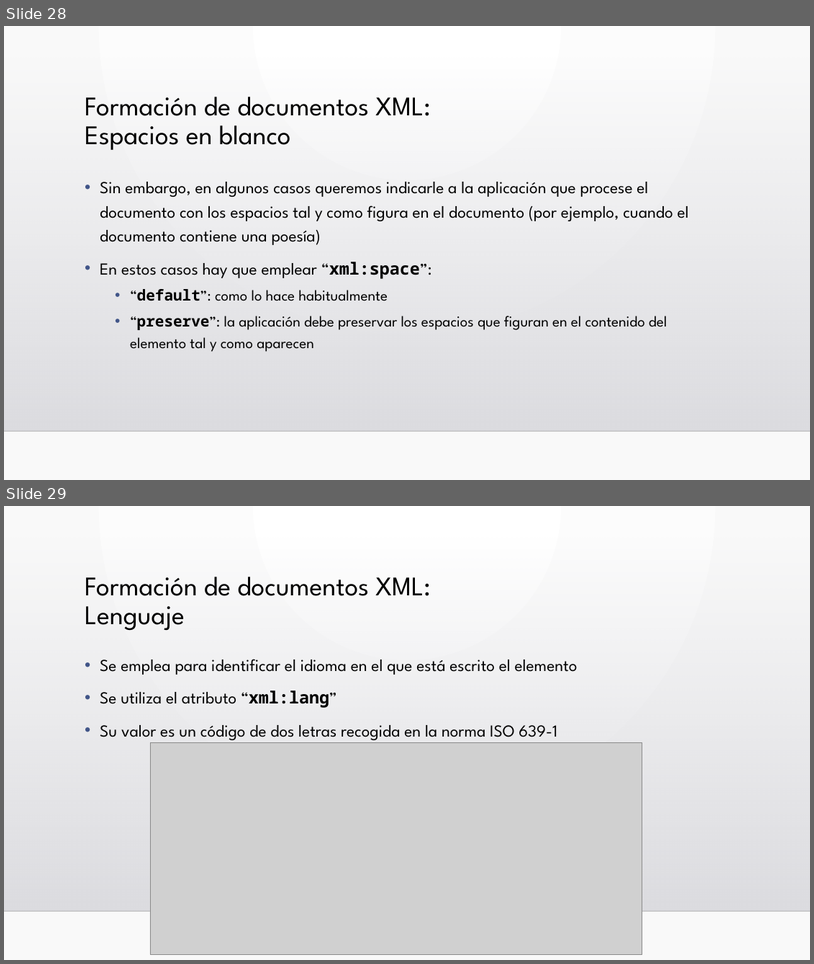
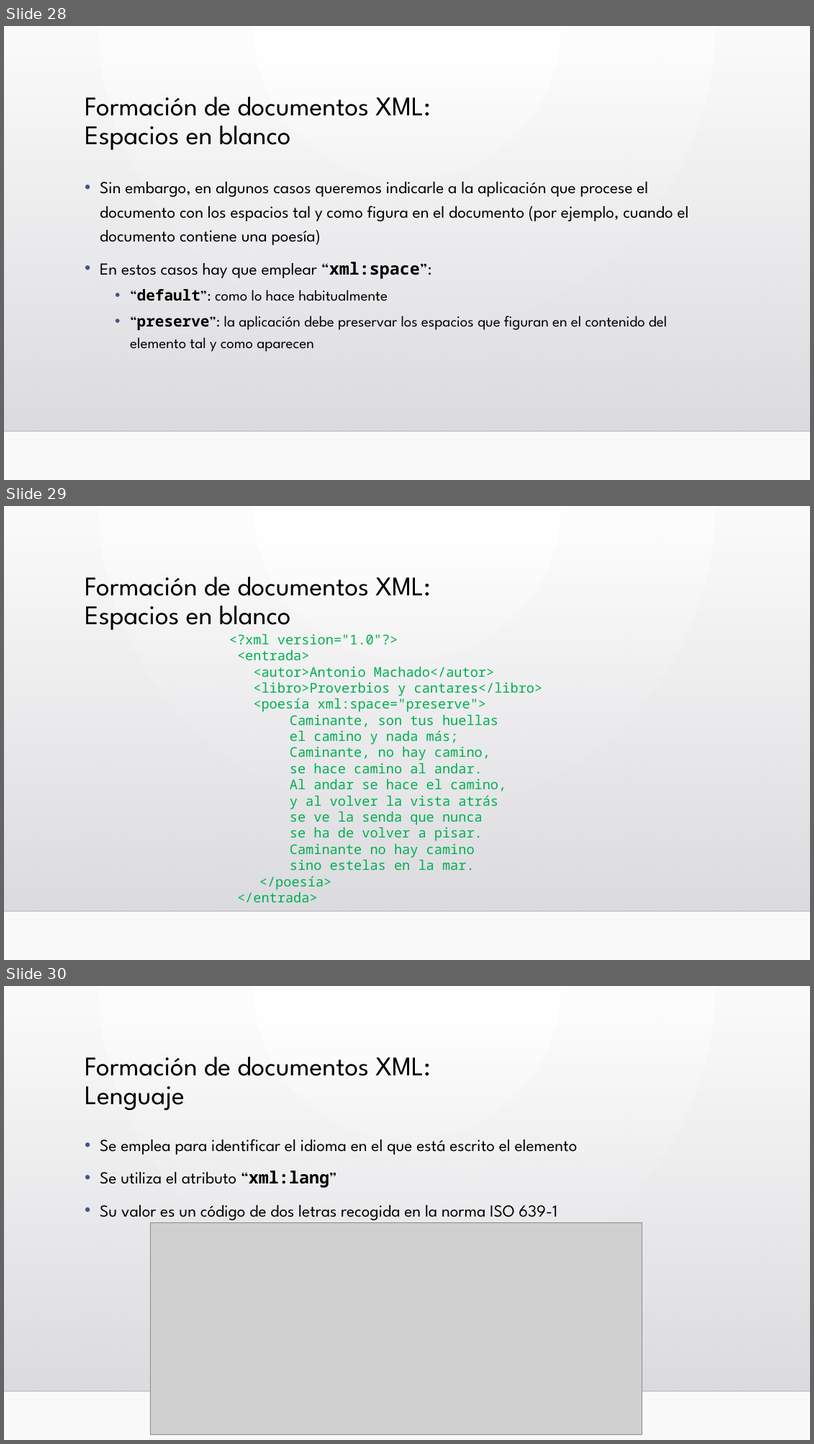
Before and after one commit to llllJokerllll/Lima, a slide deck: Unidad3/UD 03.1 Lenguaje XML.pptx. Shown one above the other, each under a label of ours: slides 28 and 29 before the commit, slides 28, 29 and 30 after it. The pictures are 814x964 and 814x1444 pixels, drawn with LibreOffice and Linux fonts; fonts in the diff are those of the drawing; grey boxes stand for pictures; background and template pictures are left out. Boxes give left, top, right and bottom in pixels: in the first picture for what was removed or moved away, otherwise in the second. Text is boxed around its words. In the diff, an @@ line names an element or a change of style, - is before the commit and + after.

```diff
--- a/Unidad3/UD 03.1 Lenguaje XML.pptx
+++ b/Unidad3/UD 03.1 Lenguaje XML.pptx
@@ slide 29 added at (x1=4, y1=506, x2=810, y2=960), background gradient #FFFFFF to #FAFAFA; not listed: 2 template elements that a slide beside it also shows @@
@@ title added at (x1=85, y1=577, x2=431, y2=630), 32 pt, text #000000 @@
+Formación de documentos XML:
+Espacios en blanco
@@ text added at (x1=229, y1=633, x2=543, y2=902), 16 pt, text #00B050 @@
+<?xml version="1.0"?>
+<entrada>
+<autor>Antonio Machado</autor>
+<libro>Proverbios y cantares</libro>
+<poesía xml:space="preserve">
+Caminante, son tus huellas
+el camino y nada más;
+Caminante, no hay camino,
+se hace camino al andar.
+Al andar se hace el camino,
+y al volver la vista atrás
+se ve la senda que nunca
+se ha de volver a pisar.
+Caminante no hay camino
+sino estelas en la mar.
+</poesía>
+</entrada>
@@ what was slide 29 is now slide 30 @@
```
Also in this commit, not shown: 1 slide changed, 22 other slides added.
